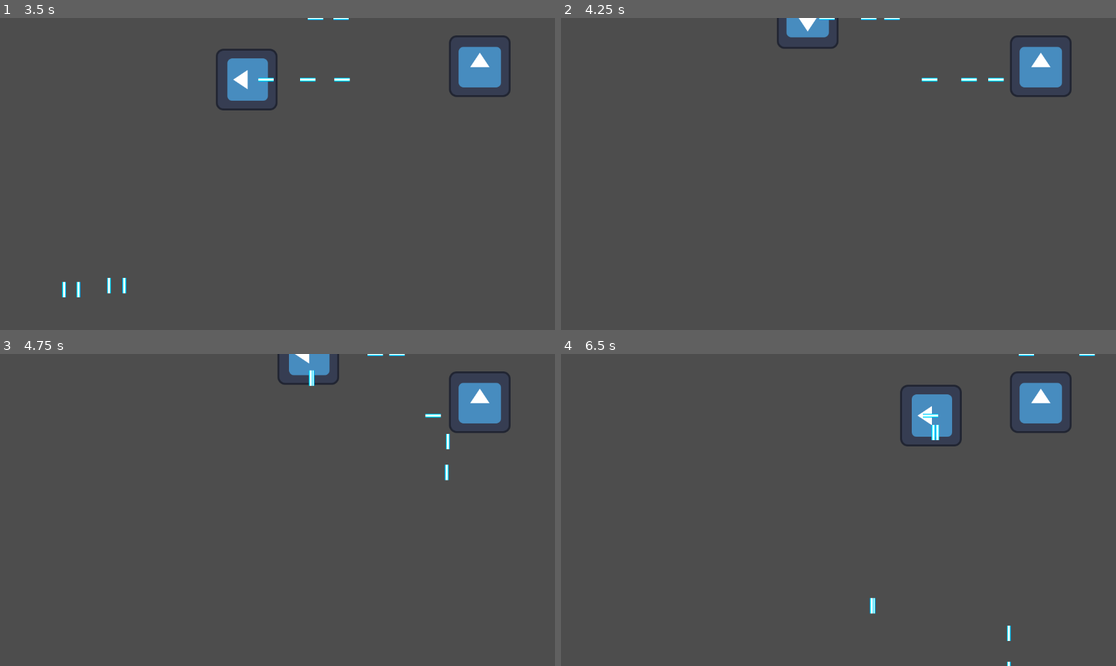
Above: before the commit, frames 1-4 (two rows, left to right).
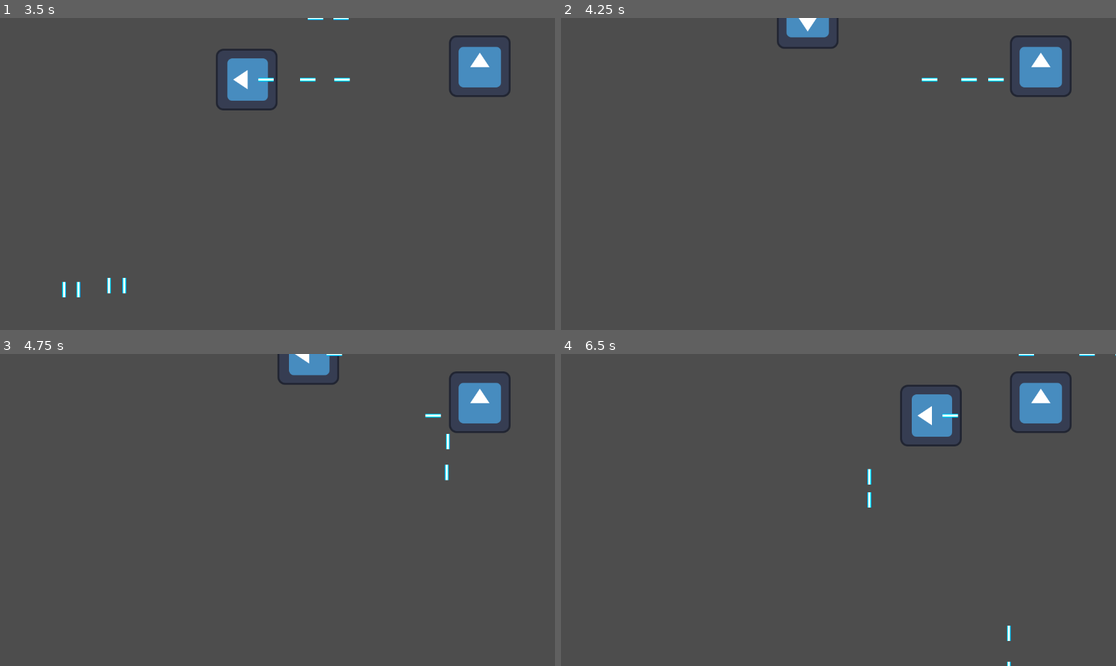
Above: after the commit, the same moments.

Repository: Alfreditann/Rays
Game: Godot game, scene res://tscn/main.tscn
Same seed, same stepped clock (60 frames per second), same inputs: the game is played once before the commit and once after it. The engine's default icon, where the game draws it, is replaced by a stand-in: a white triangle on a blue panel in a dark square.
Inputs (mouse positions are in pixels of both pictures, inside the frame that each line leads up to):
- Up to frame 1 (3.5 s): tap Enter (ui_accept) at 0.5, 0.77, 0.8, 1.07, 1.25, 1.35, 1.52, 1.82, 2.3, 3.02, 3.32 s; move the mouse to (399, 158) at 0.52 s; hold Right (ui_right) 0.53-1.28 s; tap D (move_rigth) at 0.6, 1.55, 2.1, 2.85 s; click (399, 158) at 0.67 s; move the mouse to (166, 189) at 1.27 s; hold S (move_down) 1.28-2.03 s; move the mouse to (333, 105) at 2.02 s; hold Right (ui_right) 2.03-2.78 s; move the mouse to (249, 236) at 2.77 s; hold W (move_up) from 2.78 s (still down); click (249, 236) at 2.92 s
- Up to frame 2 (4.25 s): move the mouse to (1005, 220) at 3.52 s; release W (move_up) at 3.53 s; hold A (move_left) from 3.53 s (still down); tap Enter (ui_accept) at 3.6, 3.77, 4.07 s
- Up to frame 3 (4.75 s): keep holding A (move_left); move the mouse to (111, 463) at 4.27 s; tap D (move_rigth) at 4.35 s; tap Enter (ui_accept) at 4.52 s
- Up to frame 4 (6.5 s): tap Enter (ui_accept) at 4.82, 5.3, 5.85, 6.02, 6.32 s; move the mouse to (866, 510) at 5.02 s; release A (move_left) at 5.03 s; hold S (move_down) 5.03-5.78 s; tap D (move_rigth) at 5.1, 6.05 s; click (866, 510) at 5.17 s; move the mouse to (755, 432) at 5.77 s; hold Right (ui_right) from 5.78 s (still down)

Frame 1 is identical in both runs. In frame 2, less than 0.1% of the frame differs, in the area x 46-62%, y 0-1%; in frame 3, 0.1%; in frame 4, 0.3%, in the area x 55-100%, y 0-84%.

Commit message:
feat:skyte retning

Diff:
--- a/rays/Script/skyte.gd
+++ b/rays/Script/skyte.gd
@@ -1,7 +1,7 @@
 extends Sprite2D
 
 var fireball = preload("res://tscn/rigid_body_2d.tscn")
-
+var pos = Vector2(1,0)
 
 
 # Called when the node enters the scene tree for the first time.
@@ -15,8 +15,21 @@
 	#$Timer.time_left = 0
 	#if $Timer.time_left <= 0 :
 
-		if Input.is_action_just_pressed("ui_accept"):
+	if Input.is_action_just_released("move_rigth") || Input.is_action_just_released("ui_right"):
+		pos = Vector2(1,0)
+
+	elif Input.is_action_just_released("move_left") || Input.is_action_just_released("ui_left"):
+
+		pos = Vector2(-1,0)
+	elif Input.is_action_just_released("move_up")|| Input.is_action_just_released("ui_up"):
+
+		pos = Vector2(0,-1)
+	elif Input.is_action_just_released("move_down")|| Input.is_action_just_released("ui_down"):
+
+		pos = Vector2(0,1)
+	if Input.is_action_just_pressed("ui_accept"):
 			var instance = fireball.instantiate()
+			instance.look_at(self.position + pos)
 			instance.global_position = Vector2(global_position)
 			get_tree().current_scene.add_child(instance)
 			#$Timer.wait_time = 1
--- a/rays/tscn/main.tscn
+++ b/rays/tscn/main.tscn
@@ -1,12 +1,12 @@
 [gd_scene load_steps=3 format=3 uid="uid://dkoij8pmnxp6a"]
 
-[ext_resource type="PackedScene" uid="uid://d1tufnylu2iec" path="res://character_body_2d.tscn" id="1_ig7tw"]
-[ext_resource type="PackedScene" uid="uid://b6u4tl1k2ra5o" path="res://speil.tscn" id="2_0xm2m"]
+[ext_resource type="PackedScene" uid="uid://d1tufnylu2iec" path="res://tscn/character_body_2d.tscn" id="1_ig7tw"]
+[ext_resource type="PackedScene" uid="uid://b6u4tl1k2ra5o" path="res://tscn/speil.tscn" id="2_0xm2m"]
 
 [node name="Main" type="Node2D"]
 
 [node name="CharacterBody2D" parent="." instance=ExtResource("1_ig7tw")]
-position = Vector2(108, 121)
+position = Vector2(609, 348)
 
 [node name="StaticBody2D" parent="." instance=ExtResource("2_0xm2m")]
 position = Vector2(996, 100)
Not shown: 1 places in rays/tscn/rigid_body_2d.tscn that only renumber resources
